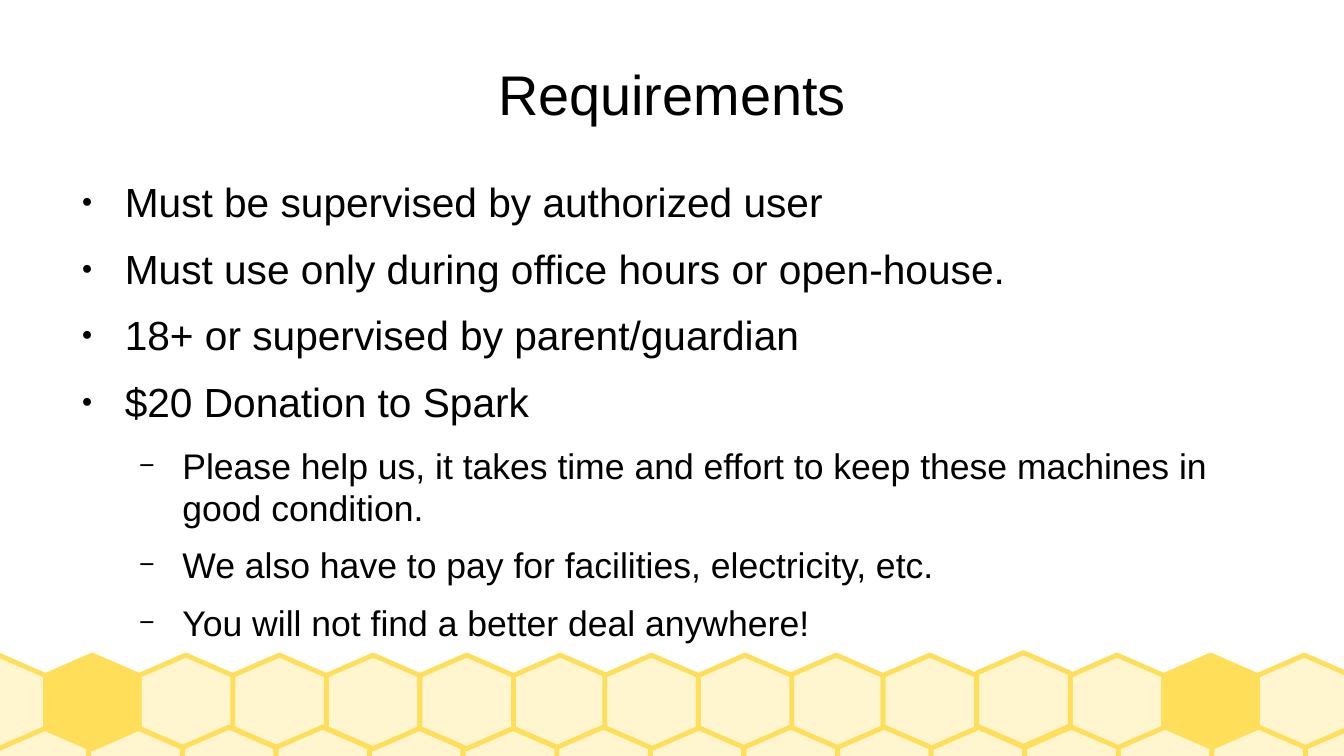
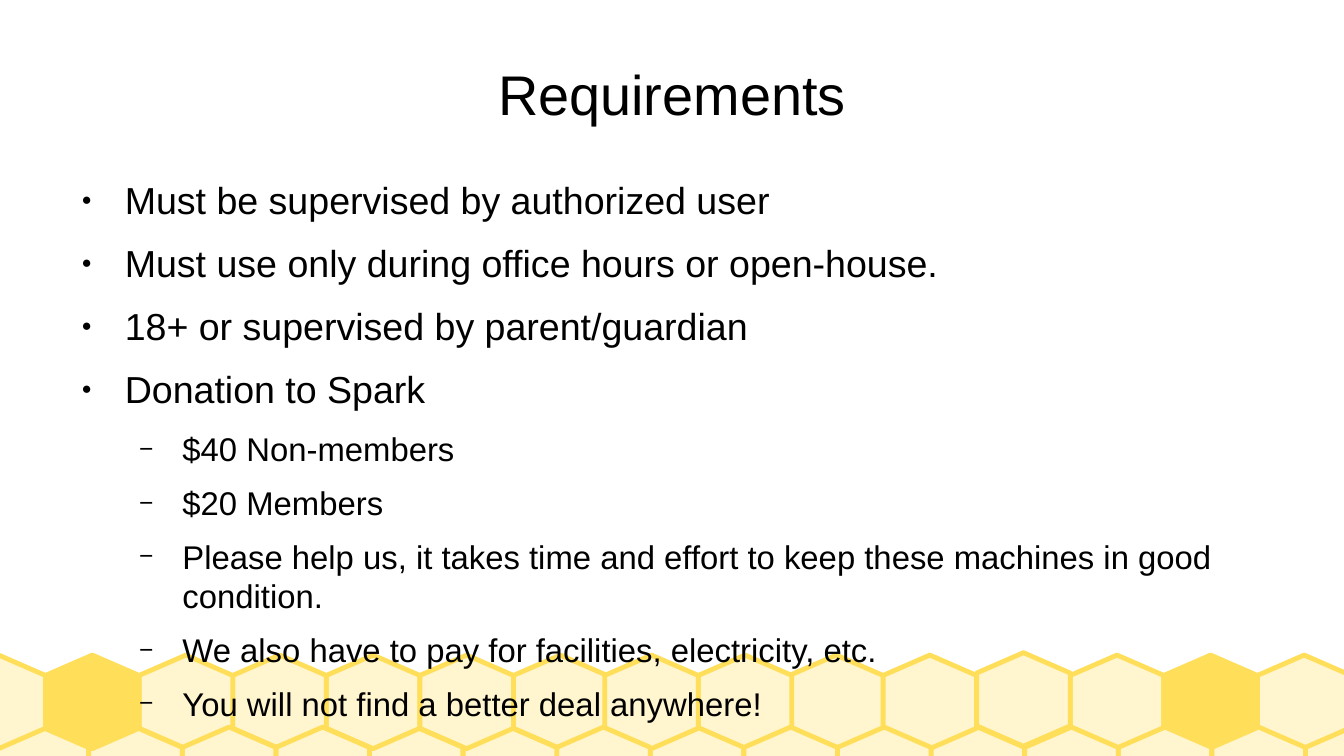
Before and after one commit to jarney/SparkStudioSalem-IndustrialLaserCutters, a slide deck: slide 3 of Training-GeneralPublic.odp. Drawn at 1344x756 pixels with LibreOffice and Linux fonts; fonts in the diff are those of the drawing. Boxes give left, top, right and bottom in pixels: in the first picture for what was removed or moved away, otherwise in the second. Text is boxed around its words. In the diff, an @@ line names an element or a change of style, - is before the commit and + after.

```diff
--- a/Training-GeneralPublic.odp
+++ b/Training-GeneralPublic.odp
@@ text at box(125, 186, 1211, 723): size 24 to 22.2 pt in "Must be supervised by authorized user", "Must use only during office hours or ...", "18+ or supervised by parent/guardian"; size 21 to 19.4 pt in "Please help us, it takes time and ...", "We also have to pay for facilities, ...", "You will not find a better deal ..." @@
@@ text at box(125, 375, 454, 518): text changed; size 24 to 19.4 pt @@
-● $20 Donation to Spark
+● Donation to Spark
+  − $40 Non-members
+  − $20 Members
```
Also in this commit, not shown: 12 other slides changed, 6 slides added, 1 slide removed, 3 other files.
